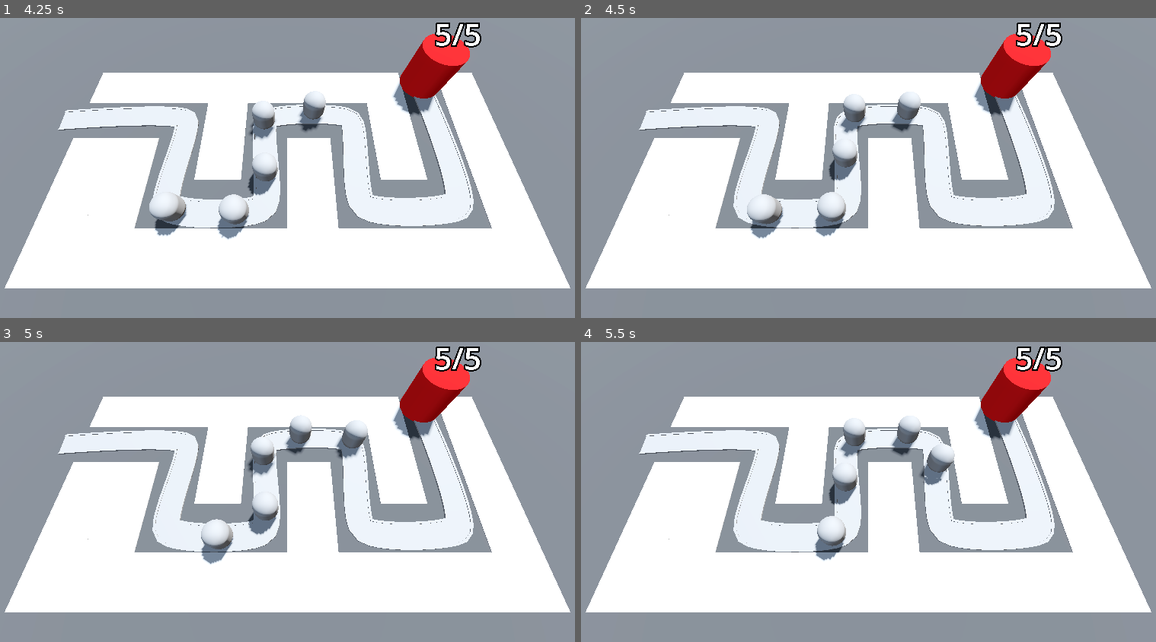
Above: before the commit, frames 1-4 (two rows, left to right).
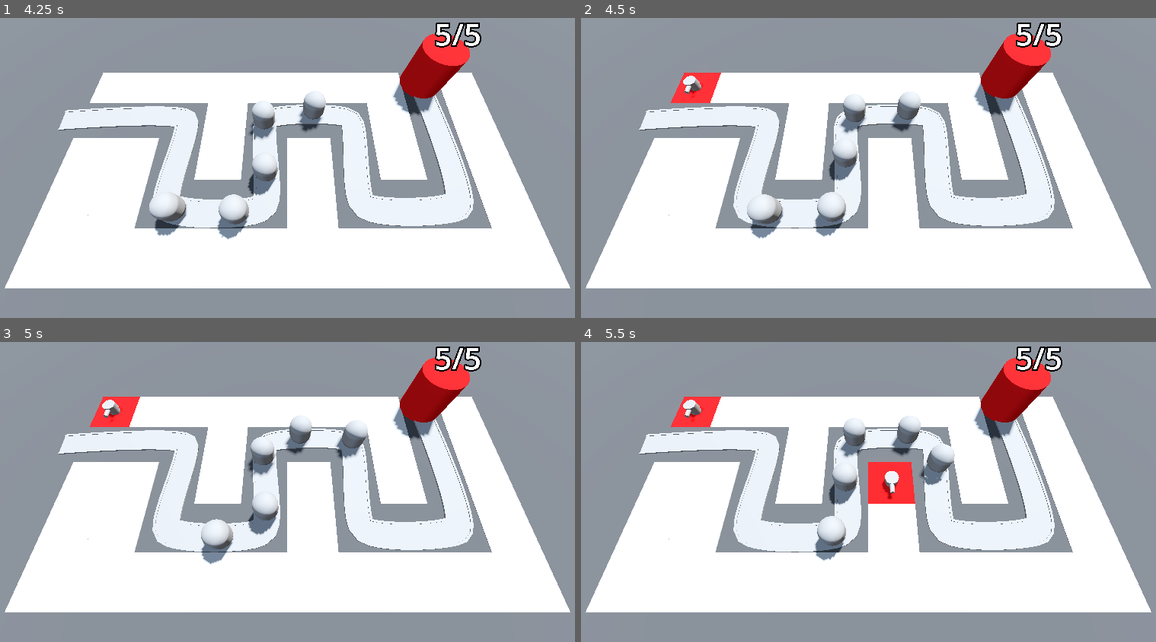
Above: after the commit, the same moments.

Repository: ricky-yosh/barbarian-blaster
Game: Godot game, scene res://BaseLevel.tscn
The game is run twice, just before and just after one commit, with the same random seed, the same clock (stepped at 60 frames per second) and the same inputs.
Inputs (mouse positions are in pixels of both pictures, inside the frame that each line leads up to):
- Up to frame 1 (4.25 s): move the mouse to (419, 129) at 0.52 s; press the mouse at (419, 129) at 0.53 s; move the mouse to (166, 165) at 1.27 s; release the mouse at (166, 165) at 1.28 s; click (166, 165) at 1.35 s; move the mouse to (350, 72) at 2.02 s; press the mouse at (350, 72) at 2.03 s; move the mouse to (258, 216) at 2.77 s; release the mouse at (258, 216) at 2.78 s; click (258, 216) at 2.85 s; move the mouse to (471, 198) at 3.52 s; press the mouse at (471, 198) at 3.53 s
- Up to frame 2 (4.5 s): move the mouse to (684, 96) at 4.27 s; release the mouse at (684, 96) at 4.28 s; click (684, 96) at 4.35 s
- Up to frame 3 (5 s): no input
- Up to frame 4 (5.5 s): move the mouse to (897, 471) at 5.02 s; press the mouse at (897, 471) at 5.03 s

Frame 1 is identical in both runs. In frame 2, 0.6% of the frame differs, in the area x 15-25%, y 18-29%; in frame 3, 0.6%; in frame 4, 1.6%, in the area x 15-59%, y 18-54%.

Commit message:
Create interaction between rays and empty turret spots

Diff:
--- a/barbarian-blaster/BaseLevel.tscn
+++ b/barbarian-blaster/BaseLevel.tscn
@@ -1,9 +1,11 @@
-[gd_scene load_steps=10 format=3 uid="uid://c7g3vyt5agw6a"]
+[gd_scene load_steps=12 format=3 uid="uid://c7g3vyt5agw6a"]
 
 [ext_resource type="PackedScene" uid="uid://b4db3ecwcq1hs" path="res://RayPickerCamera/ray_picker_camera.tscn" id="1_knq2t"]
 [ext_resource type="MeshLibrary" uid="uid://be10ubgn6mcsd" path="res://MeshLibraries/SpaceLibrary.tres" id="1_lvb7b"]
 [ext_resource type="PackedScene" uid="uid://bgb06f1jnswyt" path="res://Enemy/Enemy.tscn" id="2_5x8ra"]
 [ext_resource type="PackedScene" uid="uid://commadi2g4wyl" path="res://Base/Base.tscn" id="3_o2j4u"]
+[ext_resource type="Script" uid="uid://2h61oy4xt7fd" path="res://turret_manager.gd" id="5_cwwxe"]
+[ext_resource type="PackedScene" uid="uid://cgyxv0j3q22xn" path="res://Turret/turret.tscn" id="6_ufkdr"]
 
 [sub_resource type="ProceduralSkyMaterial" id="ProceduralSkyMaterial_dq0bh"]
 sky_horizon_color = Color(0.662243, 0.671743, 0.686743, 1)
@@ -42,8 +44,10 @@
 size = Vector3(100, 2, 100)
 material = SubResource("StandardMaterial3D_lvb7b")
 
-[node name="RayPickerCamera" parent="." instance=ExtResource("1_knq2t")]
+[node name="RayPickerCamera" parent="." node_paths=PackedStringArray("gridmap", "turret_manager") instance=ExtResource("1_knq2t")]
 transform = Transform3D(1, 0, 0, 0, 0.422618, 0.906308, 0, -0.906308, 0.422618, 0, 18.54, 9.59)
+gridmap = NodePath("../GridMap")
+turret_manager = NodePath("../TurretManager")
 
 [node name="GridMap" type="GridMap" parent="."]
 mesh_library = ExtResource("1_lvb7b")
@@ -120,3 +124,7 @@
 
 [node name="Base" parent="." instance=ExtResource("3_o2j4u")]
 transform = Transform3D(1, 0, 0, 0, 1, 0, 0, 0, 1, 13.8983, 0, -6.52356)
+
+[node name="TurretManager" type="Node3D" parent="."]
+script = ExtResource("5_cwwxe")
+turret = ExtResource("6_ufkdr")
--- a/barbarian-blaster/RayPickerCamera/ray_picker_camera.gd
+++ b/barbarian-blaster/RayPickerCamera/ray_picker_camera.gd
@@ -1,4 +1,7 @@
 extends Camera3D
+
+@export var gridmap: GridMap
+@export var turret_manager: Node3D
 
 @onready var ray_cast_3d: RayCast3D = $RayCast3D
 
@@ -7,4 +10,17 @@
 	var mouse_position: Vector2 = get_viewport().get_mouse_position()
 	ray_cast_3d.target_position = project_local_ray_normal(mouse_position) * 100.0
 	ray_cast_3d.force_raycast_update()
-	printt(ray_cast_3d.get_collider(), ray_cast_3d.get_collision_point())
+
+	if ray_cast_3d.is_colliding():
+		Input.set_default_cursor_shape(Input.CURSOR_POINTING_HAND)
+		var collider = ray_cast_3d.get_collider()
+		if collider is GridMap:
+			if Input.is_action_pressed("click"):
+				var collision_point = ray_cast_3d.get_collision_point()
+				var cell = gridmap.local_to_map(collision_point)
+				if gridmap.get_cell_item(cell) == 0:
+					gridmap.set_cell_item(cell, 1)
+					var tile_position = gridmap.map_to_local(cell)
+					turret_manager.build_turret(tile_position)
+	else:
+		Input.set_default_cursor_shape(Input.CURSOR_ARROW)
--- /dev/null
+++ b/barbarian-blaster/Turret/turret.tscn
@@ -0,0 +1,28 @@
+[gd_scene load_steps=4 format=3 uid="uid://cgyxv0j3q22xn"]
+
+[sub_resource type="CylinderMesh" id="CylinderMesh_cb20n"]
+height = 1.0
+
+[sub_resource type="CylinderMesh" id="CylinderMesh_5kpma"]
+top_radius = 0.6
+bottom_radius = 0.6
+height = 0.6
+
+[sub_resource type="CylinderMesh" id="CylinderMesh_djkev"]
+top_radius = 0.2
+bottom_radius = 0.2
+height = 0.95
+
+[node name="Turret" type="Node3D"]
+
+[node name="TurretBase" type="MeshInstance3D" parent="."]
+transform = Transform3D(1, 0, 0, 0, 1, 0, 0, 0, 1, 0, 0.5, 0)
+mesh = SubResource("CylinderMesh_cb20n")
+
+[node name="TurretTop" type="MeshInstance3D" parent="TurretBase"]
+transform = Transform3D(1, 0, 0, 0, 1, 0, 0, 0, 1, 0, 0.3, 0)
+mesh = SubResource("CylinderMesh_5kpma")
+
+[node name="MeshInstance3D" type="MeshInstance3D" parent="TurretBase/TurretTop"]
+transform = Transform3D(1, 0, 0, 0, -4.37114e-08, -1, 0, 1, -4.37114e-08, 0, 0.052052, 0.835965)
+mesh = SubResource("CylinderMesh_djkev")
--- a/barbarian-blaster/project.godot
+++ b/barbarian-blaster/project.godot
@@ -14,3 +14,11 @@
 run/main_scene="uid://c7g3vyt5agw6a"
 config/features=PackedStringArray("4.4", "Forward Plus")
 config/icon="res://icon.svg"
+
+[input]
+
+click={
+"deadzone": 0.2,
+"events": [Object(InputEventMouseButton,"resource_local_to_scene":false,"resource_name":"","device":-1,"window_id":0,"alt_pressed":false,"shift_pressed":false,"ctrl_pressed":false,"meta_pressed":false,"button_mask":1,"position":Vector2(400, 32),"global_position":Vector2(419, 128),"factor":1.0,"button_index":1,"canceled":false,"pressed":true,"double_click":false,"script":null)
+]
+}
--- /dev/null
+++ b/barbarian-blaster/turret_manager.gd
@@ -0,0 +1,8 @@
+extends Node3D
+
+@export var turret: PackedScene
+
+func build_turret(turret_position: Vector3) -> void:
+	var new_turret = turret.instantiate()
+	add_child(new_turret)
+	new_turret.global_position = turret_position
Not shown, added: barbarian-blaster/turret_manager.gd.uid
